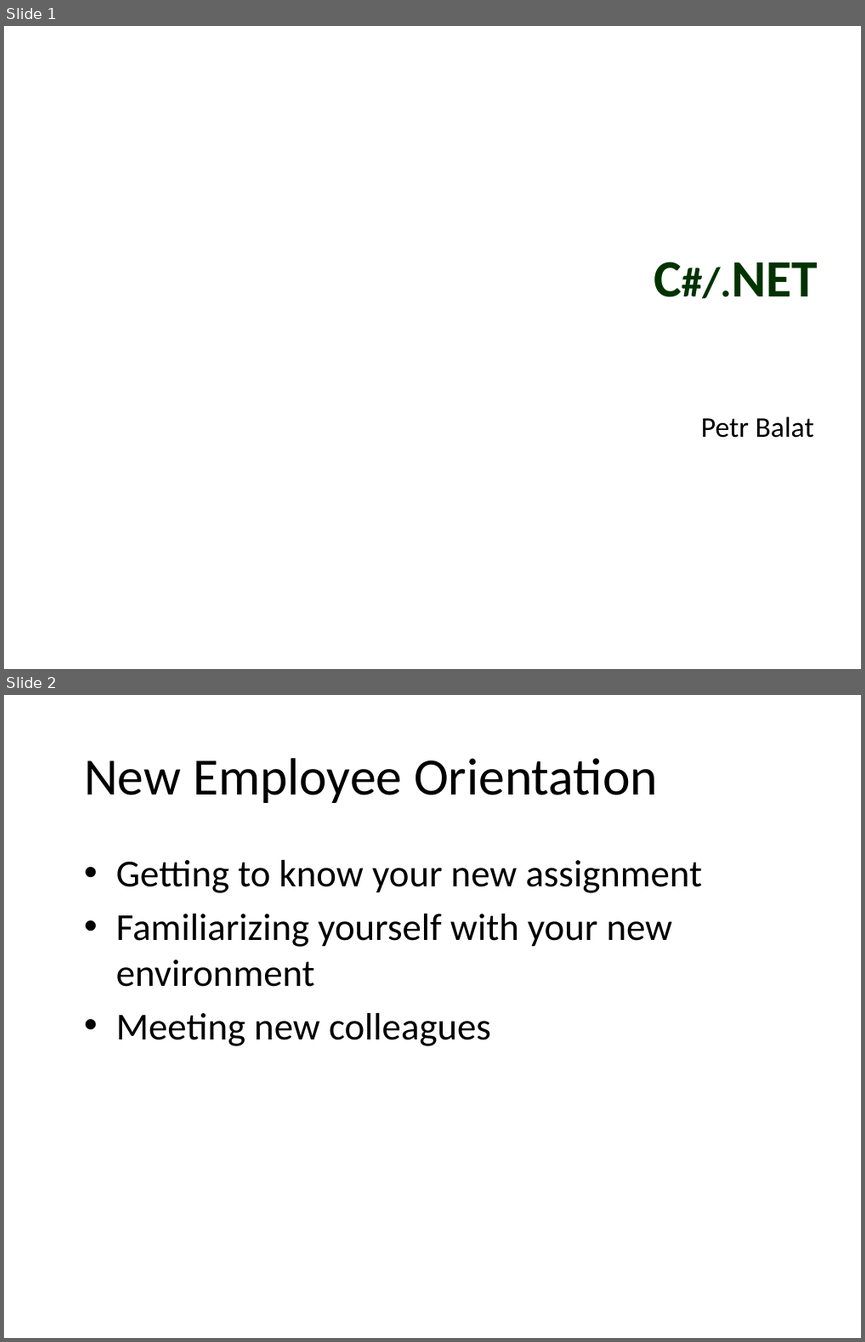
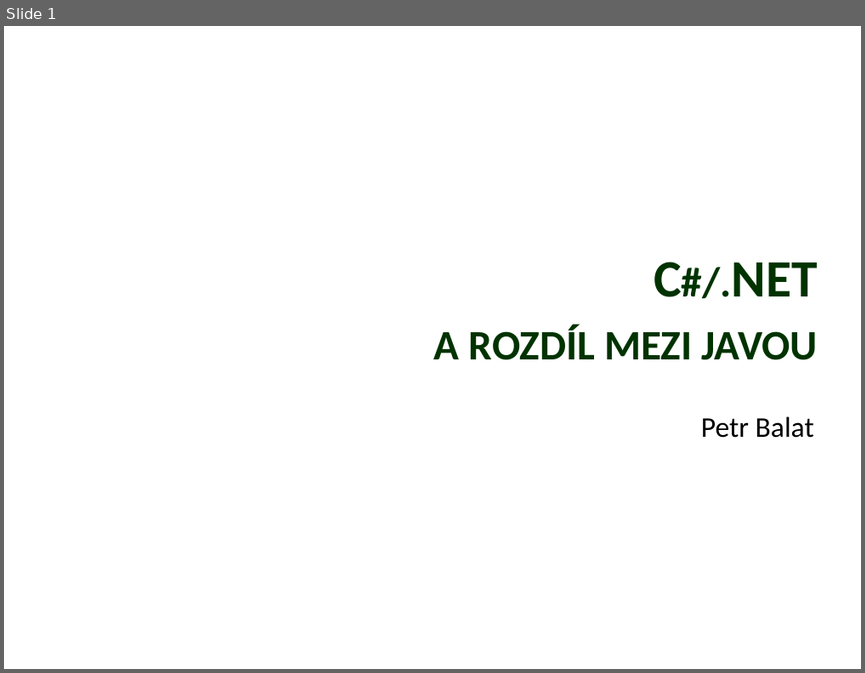
Before and after one commit to petrbalat/Skoleni-Csharp-NET, a slide deck: prezentace.pptx. Shown one above the other, each under a label of ours: slides 1 and 2 before the commit, slide 1 after it. The pictures are 865x1342 and 865x673 pixels, drawn with LibreOffice and Linux fonts; fonts in the diff are those of the drawing; background and template pictures are left out. Boxes give left, top, right and bottom in pixels: in the first picture for what was removed or moved away, otherwise in the second. Text is boxed around its words. In the diff, an @@ line names an element or a change of style, - is before the commit and + after.

```diff
--- a/prezentace.pptx
+++ b/prezentace.pptx
@@ slide 2 removed at (4,695,861,1338), background picture (left out) @@
@@ title removed at (84,758,658,803) @@
-New Employee Orientation
@@ text removed at (116,860,702,1046) @@
-• Getting to know your new assignment
-• Familiarizing yourself with your new environment
-• Meeting new colleagues
@@ slide 1 changed as well @@
@@ title at (434,261,817,360): text changed @@
-C#/.NET
+C#/.NET
+a rozdíl mezi javou
```
Also in this commit, not shown: 9 slides added, 3 other slides removed, 5 other files.
